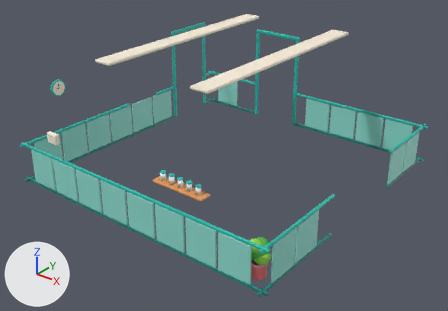
A saved change to the FBX model EvolutionShop/Assets/EvolutionShop/Resources/Art/GrowthKit/AnnexDressing.fbx.
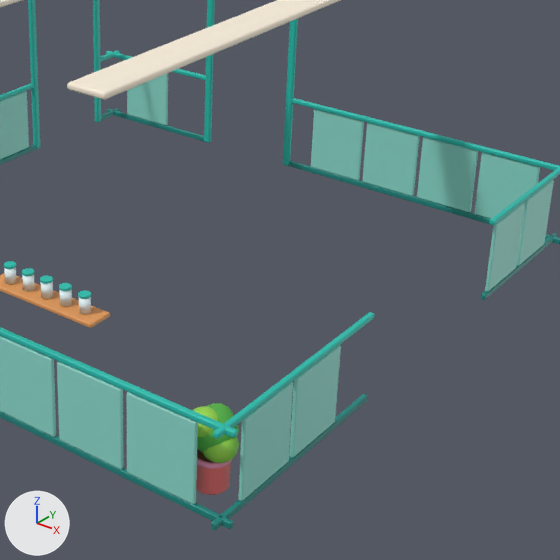
Old and new are each drawn whole from a 50 mm lens placed at (9.55, -25.22, 7.97), pointed at (0.19, -13.52, 0.72) and again close up on the part from 35% to 94% of the width and 15% to 100% of the height. The axes (+X, +Y, +Z) are drawn at lower left. The lights are the same throughout. The older version's two pictures come first. Where no turn or scale is listed for an object, it has been applied to the vertices. Vertices at exactly the same position are counted once.

In view in the first close-up: 'AnnexDressing mesh'.
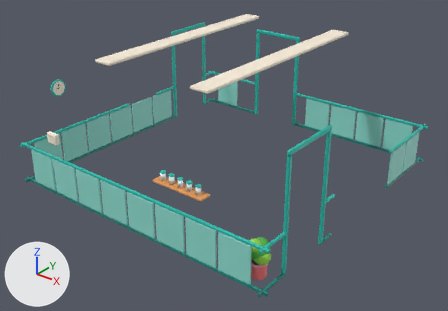
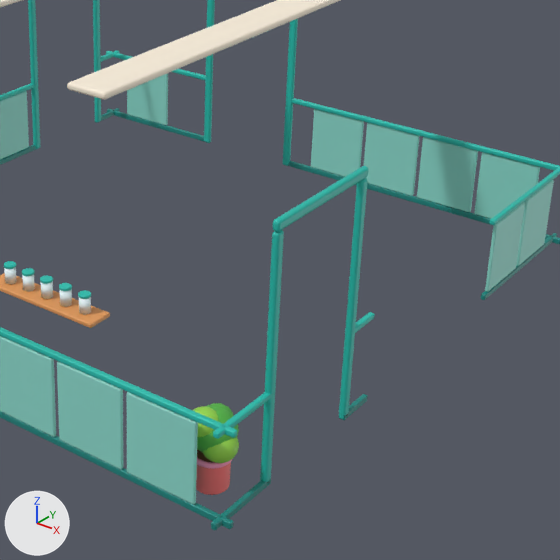
Diff of the bpy script that builds the scene:
```diff
--- a/EvolutionShop/Assets/EvolutionShop/Resources/Art/GrowthKit/AnnexDressing.fbx.py
+++ b/EvolutionShop/Assets/EvolutionShop/Resources/Art/GrowthKit/AnnexDressing.fbx.py
@@ me_cube_1277 @@
 # used by ob_annexdressing_mesh; location = (0.0, 0.0, 0.0)
-me_cube_1277.from_pydata(...)  # 12800 vertices, 12278 faces; spans x -4.0..4.0, y -17.0..-9.0, z 0.0..3.6
+me_cube_1277.from_pydata(...)  # 13252 vertices, 12728 faces; spans x -4.0..4.0, y -17.0..-9.0, z 0.0..3.6
+# me_cube_1277 part 1: the loose piece of 452 vertices spanning x -3.9..-3.82, y -11.11..-9.49, z 0.0..2.92 is copied, and the copy is moved by (7.72, -5.05, 0.0); it spans x 3.82..3.9, y -16.16..-14.54, z 0.0..2.92
+# me_cube_1277 part 2: the loose piece of 152 vertices spanning x 3.85..3.9, y -15.67..-14.83, z 0.08..1.03 is deleted
+# me_cube_1277 part 3: 152 vertices removed from x 3.85..3.9, y -16.57..-15.73, z 0.08..1.03; 152 vertices added at x 3.83..3.9, y -16.07..-16.05, z 0.0..1.11
+# other edits to the shape of me_cube_1277 do not show in these pictures
 me_cube_1277.materials.append(mat_gk_panel)
```

Where the change shows, as pixel boxes [x1, y1, x2, y2] in the close-ups (560 x 560 px; the box of a moved part takes in the faces that stretch with it):
part 1 of me_cube_1277, added (cyan)
    after: [260, 166, 368, 484]
part 2 of me_cube_1277, deleted (cyan)
    before: [289, 345, 341, 458]
part 3 of me_cube_1277, moved or reshaped
    before: [239, 382, 293, 501]
    after: [212, 392, 275, 530]
